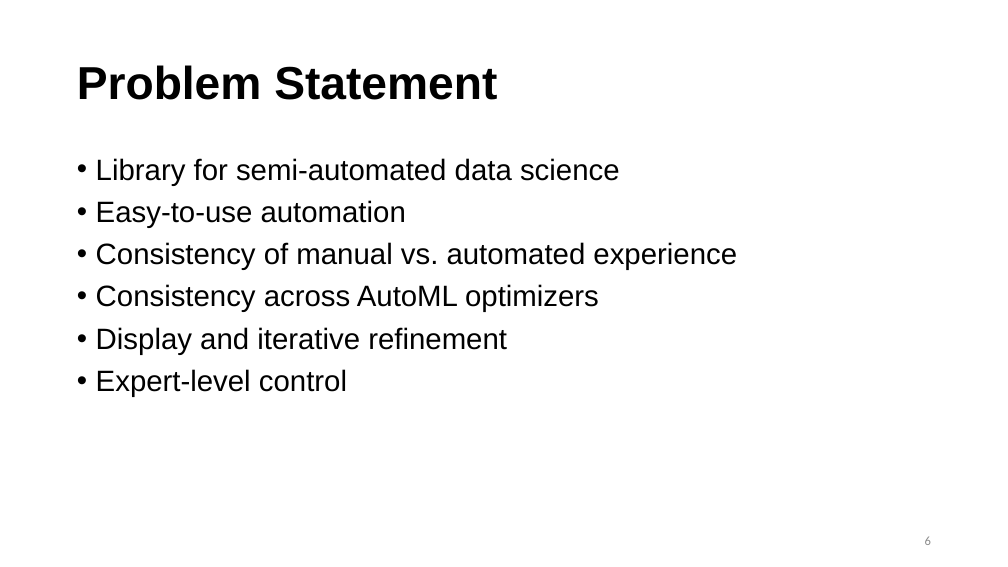
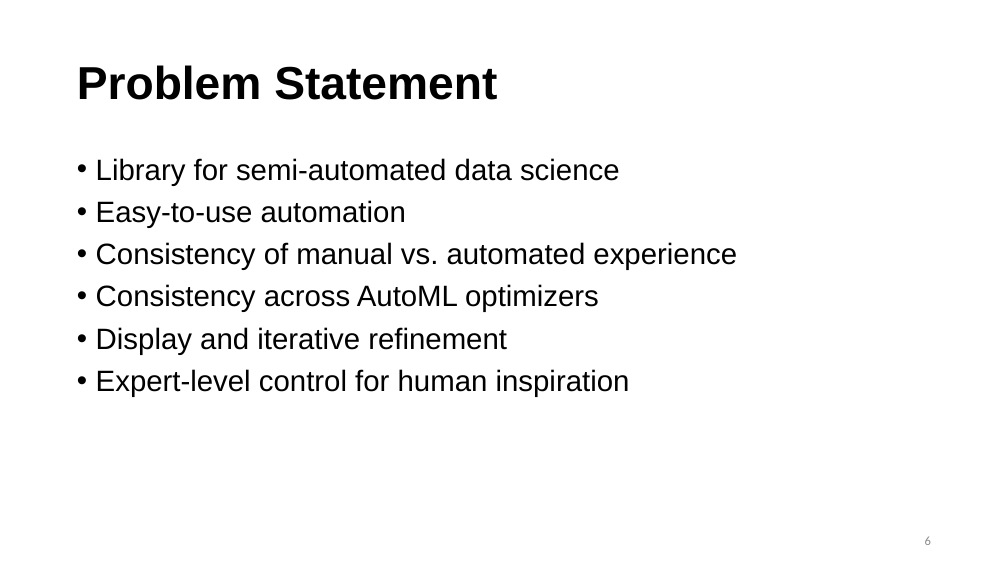
Before and after one commit to IBM/lale, a slide deck: slide 6 of talks/2020-0409-lale.pptx. Drawn at 1008x567 pixels with LibreOffice and Linux fonts; fonts in the diff are those of the drawing. Boxes give left, top, right and bottom in pixels: in the first picture for what was removed or moved away, otherwise in the second. Text is boxed around its words. In the diff, an @@ line names an element or a change of style, - is before the commit and + after.

```diff
--- a/talks/2020-0409-lale.pptx
+++ b/talks/2020-0409-lale.pptx
@@ text at bbox=[96, 369, 630, 397]: text changed @@
-• Expert-level control
+• Expert-level control for human inspiration
```
Also in this commit, not shown: 7 other slides changed, 2 slides added, 1 other file.
